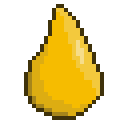
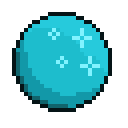
Layer changes from the first (128, 128) image to the second:
added layer "Layer 3" above "Layer 2" over [12, 12, 112, 112]
showed "Layer 2" over [12, 12, 112, 112]
hid "Layer 1" over [24, 4, 104, 120]
